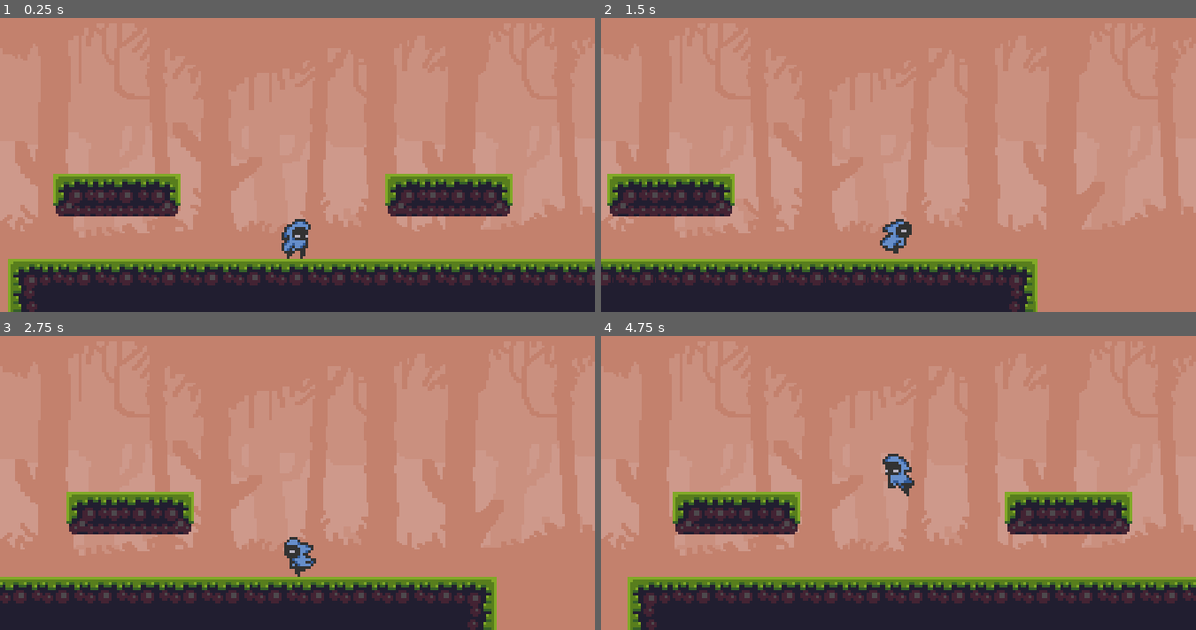
Above: before the commit, frames 1-4 (two rows, left to right).
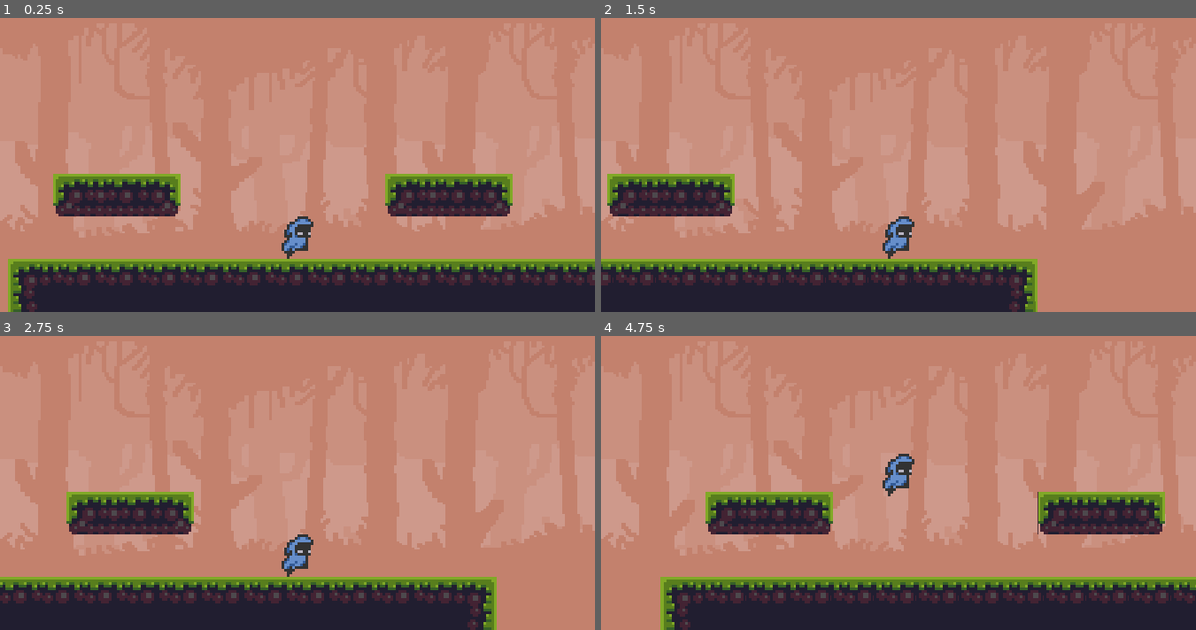
Above: after the commit, the same moments.

Repository: MarioCFC/godotPMDM
Game: Godot game, scene res://Scenes/Nivel.tscn
The game is run twice, just before and just after one commit, with the same random seed, the same clock (stepped at 60 frames per second) and the same inputs.
Inputs:
- Up to frame 1 (0.25 s): no input
- Up to frame 2 (1.5 s): hold Right (ui_right) from 0.53 s (still down); tap Up (ui_up) at 0.77 s
- Up to frame 3 (2.75 s): tap Up (ui_up) at 1.52 s; release Right (ui_right) at 2.03 s; hold Left (ui_left) from 2.03 s (still down)
- Up to frame 4 (4.75 s): release Left (ui_left) at 2.78 s; hold Right (ui_right) 2.78-4.28 s; tap Up (ui_up) at 3.02, 3.77, 4.52 s; hold Left (ui_left) from 4.28 s (still down)

The runs differ from the first frame. In frame 1, 0.2% of the frame differs, in the area x 47-53%, y 67-82%; in frame 2, 0.3%; in frame 3, 0.4%; in frame 4, 11%, in the area x 4-100%, y 40-100%.
Error after the commit: Attempt to call function 'play' in base 'null instance' on a null instance. (res://Scripts/Jugador.gd:36)

Commit message:
Cambiando los animated sprite por animation player

Diff:
--- /dev/null
+++ b/Scenes/Enemigo.tscn
@@ -0,0 +1,141 @@
+[gd_scene load_steps=31 format=2]
+
+[ext_resource path="res://Sprites/enemies sprites/goblin/goblin_attack_anim_strip_4.png" type="Texture" id=1]
+[ext_resource path="res://Sprites/enemies sprites/goblin/goblin_idle_anim_strip_4.png" type="Texture" id=2]
+[ext_resource path="res://Sprites/enemies sprites/goblin/goblin_hit_anim_strip_3.png" type="Texture" id=3]
+[ext_resource path="res://Sprites/enemies sprites/goblin/goblin_death_anim_strip_6.png" type="Texture" id=4]
+[ext_resource path="res://Sprites/enemies sprites/goblin/goblin_run_anim_strip_6.png" type="Texture" id=5]
+
+[sub_resource type="RectangleShape2D" id=1]
+extents = Vector2( 5, 7.5 )
+
+[sub_resource type="AtlasTexture" id=2]
+atlas = ExtResource( 2 )
+region = Rect2( 0, 0, 16, 16 )
+
+[sub_resource type="AtlasTexture" id=3]
+atlas = ExtResource( 2 )
+region = Rect2( 16, 0, 16, 16 )
+
+[sub_resource type="AtlasTexture" id=4]
+atlas = ExtResource( 2 )
+region = Rect2( 32, 0, 16, 16 )
+
+[sub_resource type="AtlasTexture" id=5]
+atlas = ExtResource( 2 )
+region = Rect2( 48, 0, 16, 16 )
+
+[sub_resource type="AtlasTexture" id=6]
+atlas = ExtResource( 5 )
+region = Rect2( 0, 0, 16, 16 )
+
+[sub_resource type="AtlasTexture" id=7]
+atlas = ExtResource( 5 )
+region = Rect2( 16, 0, 16, 16 )
+
+[sub_resource type="AtlasTexture" id=8]
+atlas = ExtResource( 5 )
+region = Rect2( 32, 0, 16, 16 )
+
+[sub_resource type="AtlasTexture" id=9]
+atlas = ExtResource( 5 )
+region = Rect2( 48, 0, 16, 16 )
+
+[sub_resource type="AtlasTexture" id=10]
+atlas = ExtResource( 5 )
+region = Rect2( 64, 0, 16, 16 )
+
+[sub_resource type="AtlasTexture" id=11]
+atlas = ExtResource( 5 )
+region = Rect2( 80, 0, 16, 16 )
+
+[sub_resource type="AtlasTexture" id=12]
+atlas = ExtResource( 4 )
+region = Rect2( 0, 0, 16, 16 )
+
+[sub_resource type="AtlasTexture" id=13]
+atlas = ExtResource( 4 )
+region = Rect2( 16, 0, 16, 16 )
+
+[sub_resource type="AtlasTexture" id=14]
+atlas = ExtResource( 4 )
+region = Rect2( 32, 0, 16, 16 )
+
+[sub_resource type="AtlasTexture" id=15]
+atlas = ExtResource( 4 )
+region = Rect2( 48, 0, 16, 16 )
+
+[sub_resource type="AtlasTexture" id=16]
+atlas = ExtResource( 4 )
+region = Rect2( 64, 0, 16, 16 )
+
+[sub_resource type="AtlasTexture" id=17]
+atlas = ExtResource( 4 )
+region = Rect2( 80, 0, 16, 16 )
+
+[sub_resource type="AtlasTexture" id=18]
+atlas = ExtResource( 3 )
+region = Rect2( 0, 0, 16, 16 )
+
+[sub_resource type="AtlasTexture" id=19]
+atlas = ExtResource( 3 )
+region = Rect2( 16, 0, 16, 16 )
+
+[sub_resource type="AtlasTexture" id=20]
+atlas = ExtResource( 3 )
+region = Rect2( 32, 0, 16, 16 )
+
+[sub_resource type="AtlasTexture" id=21]
+atlas = ExtResource( 1 )
+region = Rect2( 0, 0, 24, 16 )
+
+[sub_resource type="AtlasTexture" id=22]
+atlas = ExtResource( 1 )
+region = Rect2( 24, 0, 24, 16 )
+
+[sub_resource type="AtlasTexture" id=23]
+atlas = ExtResource( 1 )
+region = Rect2( 48, 0, 24, 16 )
+
+[sub_resource type="AtlasTexture" id=24]
+atlas = ExtResource( 1 )
+region = Rect2( 72, 0, 24, 16 )
+
+[sub_resource type="SpriteFrames" id=25]
+animations = [ {
+"frames": [ SubResource( 2 ), SubResource( 3 ), SubResource( 4 ), SubResource( 5 ) ],
+"loop": true,
+"name": "Idle",
+"speed": 5.0
+}, {
+"frames": [ SubResource( 6 ), SubResource( 7 ), SubResource( 8 ), SubResource( 9 ), SubResource( 10 ), SubResource( 11 ) ],
+"loop": true,
+"name": "Run",
+"speed": 5.0
+}, {
+"frames": [ SubResource( 12 ), SubResource( 13 ), SubResource( 14 ), SubResource( 15 ), SubResource( 16 ), SubResource( 17 ) ],
+"loop": true,
+"name": "Death",
+"speed": 5.0
+}, {
+"frames": [ SubResource( 18 ), SubResource( 19 ), SubResource( 20 ) ],
+"loop": true,
+"name": "Damaged",
+"speed": 5.0
+}, {
+"frames": [ SubResource( 21 ), SubResource( 22 ), SubResource( 23 ), SubResource( 24 ) ],
+"loop": true,
+"name": "Attack",
+"speed": 5.0
+} ]
+
+[node name="KinematicBody2D" type="KinematicBody2D"]
+
+[node name="CollisionShape2D" type="CollisionShape2D" parent="."]
+position = Vector2( 0, 0.5 )
+shape = SubResource( 1 )
+
+[node name="AnimatedSprite" type="AnimatedSprite" parent="."]
+frames = SubResource( 25 )
+animation = "Idle"
+playing = true
--- a/Scenes/Jugador.tscn
+++ b/Scenes/Jugador.tscn
@@ -1,111 +1,201 @@
-[gd_scene load_steps=23 format=2]
+[gd_scene load_steps=12 format=2]
 
 [ext_resource path="res://Sprites/herochar sprites(new)/herochar_idle_anim_strip_4.png" type="Texture" id=1]
 [ext_resource path="res://Sprites/herochar sprites(new)/herochar_run_anim_strip_6.png" type="Texture" id=2]
 [ext_resource path="res://Sprites/herochar sprites(new)/herochar_jump_up_anim_strip_3.png" type="Texture" id=3]
-[ext_resource path="res://Sprites/herochar sprites(new)/herochar_jump_down_anim_strip_3.png" type="Texture" id=4]
-
-[sub_resource type="AtlasTexture" id=1]
-atlas = ExtResource( 1 )
-region = Rect2( 0, 0, 16, 16 )
-
-[sub_resource type="AtlasTexture" id=2]
-atlas = ExtResource( 1 )
-region = Rect2( 16, 0, 16, 16 )
-
-[sub_resource type="AtlasTexture" id=3]
-atlas = ExtResource( 1 )
-region = Rect2( 32, 0, 16, 16 )
-
-[sub_resource type="AtlasTexture" id=4]
-atlas = ExtResource( 1 )
-region = Rect2( 48, 0, 16, 16 )
-
-[sub_resource type="AtlasTexture" id=7]
-atlas = ExtResource( 2 )
-region = Rect2( 0, 0, 16, 16 )
-
-[sub_resource type="AtlasTexture" id=8]
-atlas = ExtResource( 2 )
-region = Rect2( 16, 0, 16, 16 )
-
-[sub_resource type="AtlasTexture" id=9]
-atlas = ExtResource( 2 )
-region = Rect2( 32, 0, 16, 16 )
-
-[sub_resource type="AtlasTexture" id=10]
-atlas = ExtResource( 2 )
-region = Rect2( 48, 0, 16, 16 )
-
-[sub_resource type="AtlasTexture" id=11]
-atlas = ExtResource( 2 )
-region = Rect2( 64, 0, 16, 16 )
-
-[sub_resource type="AtlasTexture" id=12]
-atlas = ExtResource( 2 )
-region = Rect2( 80, 0, 16, 16 )
-
-[sub_resource type="AtlasTexture" id=16]
-atlas = ExtResource( 4 )
-region = Rect2( 0, 0, 16, 16 )
-
-[sub_resource type="AtlasTexture" id=17]
-atlas = ExtResource( 4 )
-region = Rect2( 16, 0, 16, 16 )
-
-[sub_resource type="AtlasTexture" id=18]
-atlas = ExtResource( 4 )
-region = Rect2( 32, 0, 16, 16 )
-
-[sub_resource type="AtlasTexture" id=13]
-atlas = ExtResource( 3 )
-region = Rect2( 0, 0, 16, 16 )
-
-[sub_resource type="AtlasTexture" id=14]
-atlas = ExtResource( 3 )
-region = Rect2( 16, 0, 16, 16 )
-
-[sub_resource type="AtlasTexture" id=15]
-atlas = ExtResource( 3 )
-region = Rect2( 32, 0, 16, 16 )
-
-[sub_resource type="SpriteFrames" id=5]
-animations = [ {
-"frames": [ SubResource( 1 ), SubResource( 2 ), SubResource( 3 ), SubResource( 4 ) ],
-"loop": true,
-"name": "Idle",
-"speed": 5.0
-}, {
-"frames": [ SubResource( 7 ), SubResource( 8 ), SubResource( 9 ), SubResource( 10 ), SubResource( 11 ), SubResource( 12 ) ],
-"loop": true,
-"name": "Run",
-"speed": 5.0
-}, {
-"frames": [ SubResource( 16 ), SubResource( 17 ), SubResource( 18 ) ],
-"loop": true,
-"name": "Jump_Down",
-"speed": 5.0
-}, {
-"frames": [ SubResource( 13 ), SubResource( 14 ), SubResource( 15 ) ],
-"loop": true,
-"name": "Jump_Up",
-"speed": 5.0
-} ]
 
 [sub_resource type="RectangleShape2D" id=6]
 extents = Vector2( 5.5, 7 )
 
+[sub_resource type="AnimationNodeAnimation" id=11]
+animation = "Idle"
+
+[sub_resource type="AnimationNodeStateMachine" id=7]
+states/Idle/node = SubResource( 11 )
+states/Idle/position = Vector2( 145, 59 )
+
+[sub_resource type="AnimationNodeStateMachinePlayback" id=8]
+
+[sub_resource type="Animation" id=9]
+resource_name = "Idle"
+length = 0.5
+loop = true
+tracks/0/type = "value"
+tracks/0/path = NodePath("Sprite:hframes")
+tracks/0/interp = 1
+tracks/0/loop_wrap = true
+tracks/0/imported = false
+tracks/0/enabled = true
+tracks/0/keys = {
+"times": PoolRealArray( 0 ),
+"transitions": PoolRealArray( 1 ),
+"update": 0,
+"values": [ 4 ]
+}
+tracks/1/type = "value"
+tracks/1/path = NodePath("Sprite:texture")
+tracks/1/interp = 1
+tracks/1/loop_wrap = true
+tracks/1/imported = false
+tracks/1/enabled = true
+tracks/1/keys = {
+"times": PoolRealArray( 0 ),
+"transitions": PoolRealArray( 1 ),
+"update": 0,
+"values": [ ExtResource( 1 ) ]
+}
+tracks/2/type = "value"
+tracks/2/path = NodePath("Sprite:frame")
+tracks/2/interp = 1
+tracks/2/loop_wrap = true
+tracks/2/imported = false
+tracks/2/enabled = true
+tracks/2/keys = {
+"times": PoolRealArray( 0, 0.25 ),
+"transitions": PoolRealArray( 1, 1 ),
+"update": 0,
+"values": [ 0, 3 ]
+}
+
+[sub_resource type="Animation" id=13]
+resource_name = "Jump"
+length = 0.5
+loop = true
+tracks/0/type = "value"
+tracks/0/path = NodePath("Sprite:texture")
+tracks/0/interp = 1
+tracks/0/loop_wrap = true
+tracks/0/imported = false
+tracks/0/enabled = true
+tracks/0/keys = {
+"times": PoolRealArray( 0 ),
+"transitions": PoolRealArray( 1 ),
+"update": 1,
+"values": [ ExtResource( 3 ) ]
+}
+tracks/1/type = "value"
+tracks/1/path = NodePath("Sprite:hframes")
+tracks/1/interp = 1
+tracks/1/loop_wrap = true
+tracks/1/imported = false
+tracks/1/enabled = true
+tracks/1/keys = {
+"times": PoolRealArray( 0 ),
+"transitions": PoolRealArray( 1 ),
+"update": 1,
+"values": [ 3 ]
+}
+tracks/2/type = "value"
+tracks/2/path = NodePath("Sprite:frame")
+tracks/2/interp = 1
+tracks/2/loop_wrap = true
+tracks/2/imported = false
+tracks/2/enabled = true
+tracks/2/keys = {
+"times": PoolRealArray( 0, 0.5 ),
+"transitions": PoolRealArray( 1, 1 ),
+"update": 0,
+"values": [ 0, 2 ]
+}
+
+[sub_resource type="Animation" id=14]
+length = 0.001
+tracks/0/type = "value"
+tracks/0/path = NodePath("Sprite:hframes")
+tracks/0/interp = 1
+tracks/0/loop_wrap = true
+tracks/0/imported = false
+tracks/0/enabled = true
+tracks/0/keys = {
+"times": PoolRealArray( 0 ),
+"transitions": PoolRealArray( 1 ),
+"update": 0,
+"values": [ 3 ]
+}
+tracks/1/type = "value"
+tracks/1/path = NodePath("Sprite:texture")
+tracks/1/interp = 1
+tracks/1/loop_wrap = true
+tracks/1/imported = false
+tracks/1/enabled = true
+tracks/1/keys = {
+"times": PoolRealArray( 0 ),
+"transitions": PoolRealArray( 1 ),
+"update": 0,
+"values": [ ExtResource( 3 ) ]
+}
+tracks/2/type = "value"
+tracks/2/path = NodePath("Sprite:frame")
+tracks/2/interp = 1
+tracks/2/loop_wrap = true
+tracks/2/imported = false
+tracks/2/enabled = true
+tracks/2/keys = {
+"times": PoolRealArray( 0 ),
+"transitions": PoolRealArray( 1 ),
+"update": 0,
+"values": [ 0 ]
+}
+
+[sub_resource type="Animation" id=12]
+resource_name = "Run"
+length = 0.5
+loop = true
+tracks/0/type = "value"
+tracks/0/path = NodePath("Sprite:hframes")
+tracks/0/interp = 1
+tracks/0/loop_wrap = true
+tracks/0/imported = false
+tracks/0/enabled = true
+tracks/0/keys = {
+"times": PoolRealArray( 0 ),
+"transitions": PoolRealArray( 1 ),
+"update": 1,
+"values": [ 6 ]
+}
+tracks/1/type = "value"
+tracks/1/path = NodePath("Sprite:texture")
+tracks/1/interp = 1
+tracks/1/loop_wrap = true
+tracks/1/imported = false
+tracks/1/enabled = true
+tracks/1/keys = {
+"times": PoolRealArray( 0 ),
+"transitions": PoolRealArray( 1 ),
+"update": 1,
+"values": [ ExtResource( 2 ) ]
+}
+tracks/2/type = "value"
+tracks/2/path = NodePath("Sprite:frame")
+tracks/2/interp = 1
+tracks/2/loop_wrap = true
+tracks/2/imported = false
+tracks/2/enabled = true
+tracks/2/keys = {
+"times": PoolRealArray( 0, 0.5 ),
+"transitions": PoolRealArray( 1, 1 ),
+"update": 0,
+"values": [ 0, 5 ]
+}
+
 [node name="Jugador" type="KinematicBody2D"]
-__meta__ = {
-"_edit_group_": true
-}
-
-[node name="AnimatedSprite" type="AnimatedSprite" parent="."]
-frames = SubResource( 5 )
-animation = "Jump_Down"
-speed_scale = 1.5
-playing = true
 
 [node name="CollisionShape2D" type="CollisionShape2D" parent="."]
 position = Vector2( -0.5, 1 )
 shape = SubResource( 6 )
+
+[node name="AnimationTree" type="AnimationTree" parent="."]
+tree_root = SubResource( 7 )
+anim_player = NodePath("../AnimationPlayer")
+active = true
+parameters/playback = SubResource( 8 )
+
+[node name="AnimationPlayer" type="AnimationPlayer" parent="."]
+anims/Idle = SubResource( 9 )
+anims/Jump = SubResource( 13 )
+anims/RESET = SubResource( 14 )
+anims/Run = SubResource( 12 )
+
+[node name="Sprite" type="Sprite" parent="."]
+texture = ExtResource( 3 )
+hframes = 3
--- a/Scenes/Nivel.tscn
+++ b/Scenes/Nivel.tscn
@@ -15,7 +15,7 @@
 [node name="Respawn" type="Node2D" parent="."]
 
 [node name="Area2D" type="Area2D" parent="Respawn"]
-position = Vector2( 627, 93 )
+position = Vector2( 631, 115 )
 collision_layer = 2
 collision_mask = 2
 __meta__ = {
